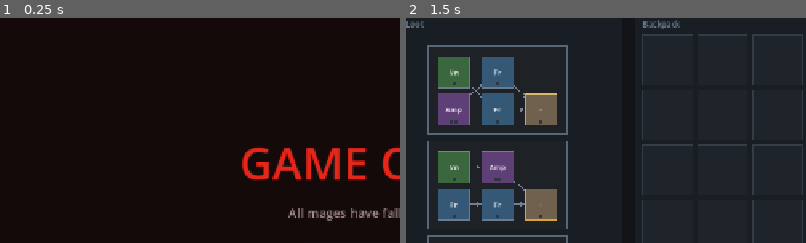
Above: before the commit, frames 1-2 (left to right).
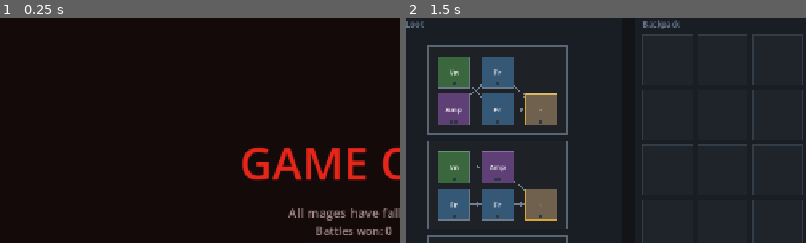
Above: after the commit, the same moments.

Repository: MoYapro/magic-monster-battle
Game: Godot game, scene res://scenes/game_over/game_over_screen.tscn
The game is run twice, just before and just after one commit, with the same random seed, the same clock (stepped at 60 frames per second) and the same inputs. This scene is started directly instead of the project's main scene.
Inputs (mouse positions are % of the whole screen's width and height, from its top left):
- Up to frame 1 (0.25 s): no input
- Up to frame 2 (1.5 s): click "Play Again" at 0.5 s; tap Enter at 1.25 s; move the mouse to (72, 45) at 1.27 s; tap Z at 1.35 s; click (72, 45) at 1.42 s
The pictures show only the part of the screen within x 6-56%, y 8-58%; the shares and areas given below are measured in that part.

The runs differ from the first frame. In frame 1, 0.4% of the frame differs, in the area x 79-98%, y 92-97%; in frame 2, nothing differs.

Commit message:
add battle counter

Diff:
--- a/scripts/battle/battle_scene.gd
+++ b/scripts/battle/battle_scene.gd
@@ -55,6 +55,14 @@
 	sep.position = Vector2(0, SCREEN_H - BOTTOM_BAR_H)
 	sep.size = Vector2(SCREEN_W, 1)
 	layer.add_child(sep)
+
+	var battle_label := Label.new()
+	battle_label.text = "Battle %d" % (GameState.battle_count + 1)
+	battle_label.position = Vector2(16, SCREEN_H - BOTTOM_BAR_H)
+	battle_label.size = Vector2(200, BOTTOM_BAR_H)
+	battle_label.vertical_alignment = VERTICAL_ALIGNMENT_CENTER
+	battle_label.add_theme_color_override("font_color", Color(0.55, 0.62, 0.70))
+	layer.add_child(battle_label)
 
 	var end_turn_button := Button.new()
 	end_turn_button.text = "End Turn"
@@ -242,6 +250,7 @@
 
 func _on_battle_won() -> void:
 	_cancel_targeting()
+	GameState.battle_count += 1
 	var wands: Array[WandData] = []
 	for wd: WandDisplay in _wand_displays:
 		wands.append(wd.get_wand_data())
--- a/scripts/game_over/game_over_screen.gd
+++ b/scripts/game_over/game_over_screen.gd
@@ -28,6 +28,9 @@
 			"GAME OVER", HORIZONTAL_ALIGNMENT_CENTER, 400.0, 72, COLOR_TITLE)
 	draw_string(font, Vector2(SCREEN_W * 0.5 - 200.0, SCREEN_H * 0.5 + 20.0),
 			"All mages have fallen.", HORIZONTAL_ALIGNMENT_CENTER, 400.0, 20, COLOR_SUB)
+	draw_string(font, Vector2(SCREEN_W * 0.5 - 200.0, SCREEN_H * 0.5 + 48.0),
+			"Battles won: %d" % GameState.battle_count,
+			HORIZONTAL_ALIGNMENT_CENTER, 400.0, 18, COLOR_SUB)
 
 
 func _on_play_again() -> void:
--- a/scripts/game_state.gd
+++ b/scripts/game_state.gd
@@ -10,6 +10,7 @@
 var pending_loot_wands: Array[WandData] = []
 var current_biome: BiomeData = null
 var is_initial_setup: bool = true
+var battle_count: int = 0
 
 
 func _ready() -> void:
@@ -26,6 +27,7 @@
 	pending_loot_wands.clear()
 	current_biome = null
 	is_initial_setup = true
+	battle_count = 0
 	_init_new_game()
 
 
